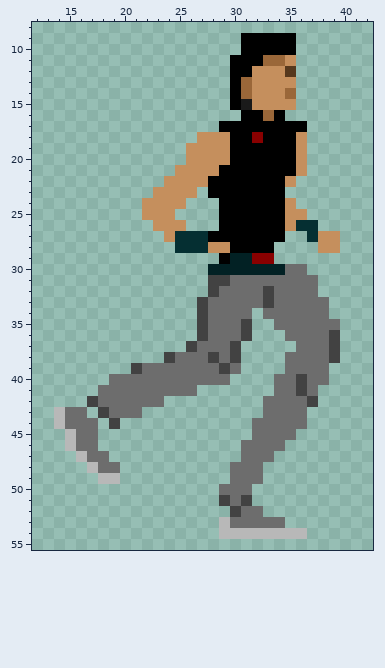
Edited in one commit: pixel-art sprite (sprites/Character/sprite_2.png). Above: the version before the commit.
The file is 64x64 pixels. Shown: x 12..42, y 8..55.
New version:
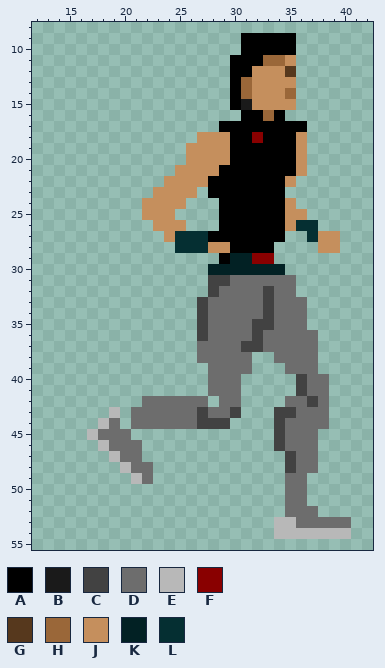
Palette (. is transparent): A #000000  B #1a1a1a  C #424242  D #6d6d6d  E #b8b8b8  F #890000  G #56381d  H #9a6739  J #c58f5d  K #022124  L #052f32
Changes in this commit:
The author put colour C in row 35 at x 32 to 33; in row 36 at x 32; in row 37 at x 31 to 32; in row 43 at x 27 and 30; in row 44 at x 27 to 29; in rows 47 to 48 at x 35.
Colour D becomes colour C in row 34 at x 33; in row 43 at x 34 to 35; in rows 44 to 46 at x 34.
The author put colour D in row 34 at x 32; in row 36 at x 33 to 34; in row 37 at x 33 to 35; in row 38 at x 31 and 34; in row 39 at x 31; in row 40 at x 30.
The author put colour D in row 41 at x 28 to 30 and 38; in row 42 at x 24 to 27, 29 to 30 and 38; in row 43 at x 22 to 26, 28 to 29 and 37 to 38; in row 44 at x 21 to 26 and 37 to 38; in row 45 at x 18 to 20 and 36 to 37; in row 46 at x 19 to 21 and 35 to 37.
The author put colour D in row 47 at x 20 to 21 and 36 to 37; in row 48 at x 21 to 22 and 36 to 37; in row 49 at x 22 and 35 to 36; in rows 50 to 51 at x 35 to 36; in row 52 at x 35 to 37; in row 53 at x 36 to 40.
Colour C becomes colour D in rows 35 to 36 at x 31; in row 37 at x 30; in row 38 at x 28 and 30; in row 39 at x 29; in row 44 at x 19.
The author put colour E in row 44 at x 18; in row 46 at x 18; in row 47 at x 19; in row 48 at x 20; in row 49 at x 21; in row 53 at x 35.
The author put colour E in row 54 at x 37 to 40.
Colour D becomes colour E in row 43 at x 19; in row 45 at x 17; in row 53 at x 34.
Colour C is removed in row 36 at x 39; in row 37 at x 26 and 39; in row 38 at x 24 and 39; in row 39 at x 21; in row 42 at x 17; in row 43 at x 18.
Colour C is removed in row 51 at x 29 and 31; in row 52 at x 30.
Colour D is removed in row 30 at x 35 to 36; in rows 31 to 32 at x 36 to 37; in rows 33 to 34 at x 37 to 38; in row 35 at x 37 to 39; in rows 36 to 37 at x 38; in row 38 at x 25 to 26 and 38.
Colour D is removed in row 39 at x 22 to 27 and 38; in row 40 at x 19 to 27 and 34 to 35; in row 41 at x 18 to 26 and 34 to 35; in row 42 at x 18 to 21 and 33 to 34; in row 43 at x 15 to 16, 20 and 33; in row 44 at x 15 to 17 and 32 to 33.
Colour D is removed in row 45 at x 16 and 32 to 33; in row 46 at x 16 to 17 and 31 to 33; in row 47 at x 17 to 18 and 31 to 33; in row 48 at x 18 to 19 and 30 to 32; in row 49 at x 30 to 32; in row 50 at x 29 to 31.
Colour D is removed in row 51 at x 30; in row 52 at x 31 to 32; in row 53 at x 30 to 33.
Colour E is removed in rows 43 to 44 at x 14; in rows 45 to 46 at x 15; in row 47 at x 16; in row 48 at x 17; in row 49 at x 18 to 19; in row 53 at x 29.
Colour E is removed in row 54 at x 29 to 33.
Pixel boxes of the changes (left, top, right, bottom) in both pictures:
changed: (54, 264, 351, 539)
